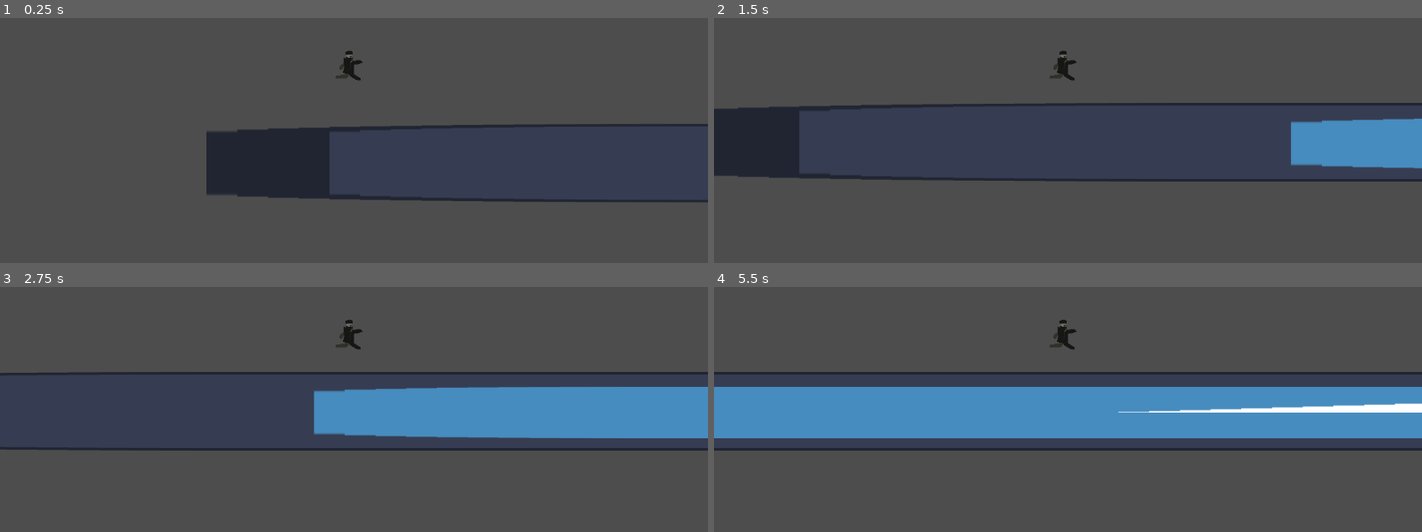
Above: before the commit, frames 1-4 (two rows, left to right).
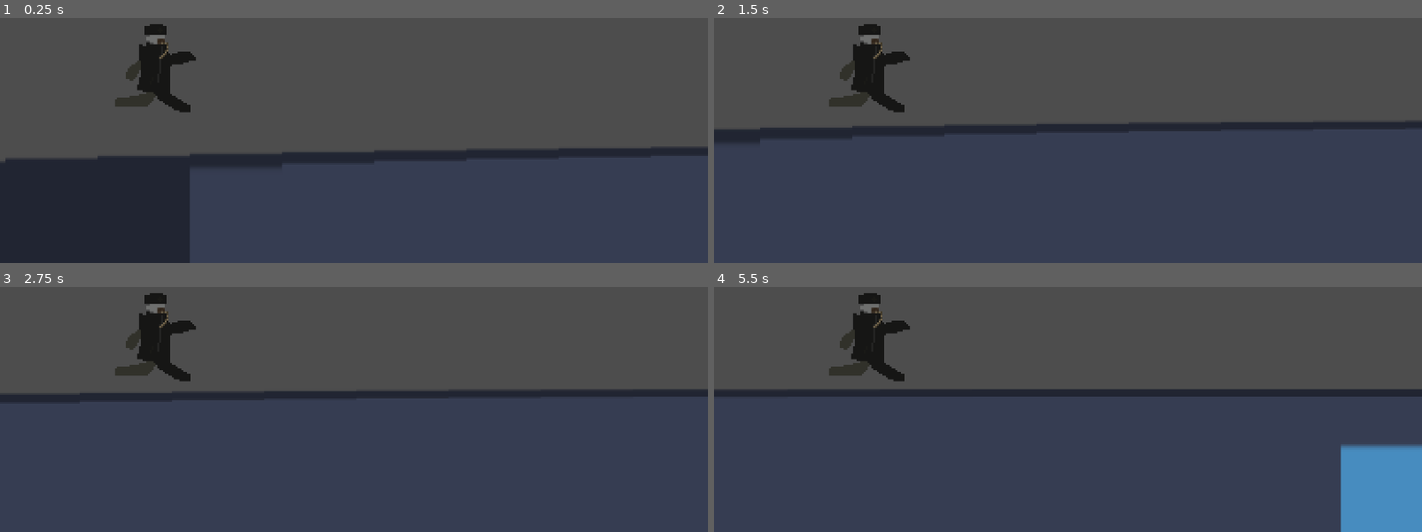
Above: after the commit, the same moments.

Repository: Dyspor/cplatformer
Game: Godot game, scene res://game.tscn
The game is run twice, just before and just after one commit, with the same random seed, the same clock (stepped at 60 frames per second) and the same inputs. The engine's default icon, where the game draws it, is replaced by a stand-in: a white triangle on a blue panel in a dark square.
Inputs:
- Up to frame 1 (0.25 s): no input
- Up to frame 2 (1.5 s): tap Space (Jump) at 0.77 s
- Up to frame 3 (2.75 s): tap Space (Jump) at 1.52 s
- Up to frame 4 (5.5 s): tap Space (Jump) at 3.02, 3.77, 4.52 s

The runs differ from the first frame. In frame 1, 20% of the frame differs, in the area x 0-100%, y 2-100%; in frame 2, 12%; in frame 3, 17%; in frame 4, 29%.

Commit message:
Update game.tscn

Diff:
--- a/game.tscn
+++ b/game.tscn
@@ -1,11 +1,11 @@
-[gd_scene load_steps=10 format=3 uid="uid://dwb4ixrhkt8bx"]
+[gd_scene load_steps=10 format=3 uid="uid://ddsjhyoweemvi"]
 
 [ext_resource type="Texture2D" uid="uid://b8nk6e4dhuwkm" path="res://icon.svg" id="1_2ypar"]
 [ext_resource type="Script" path="res://playerController.gd" id="1_igih7"]
 [ext_resource type="Texture2D" uid="uid://btn6v5tqjr758" path="res://Assets/Player/CP-Player.png" id="2_ichee"]
 
 [sub_resource type="RectangleShape2D" id="RectangleShape2D_io54n"]
-size = Vector2(128, 128)
+size = Vector2(15, 42)
 
 [sub_resource type="AtlasTexture" id="AtlasTexture_otjsn"]
 atlas = ExtResource("2_ichee")
@@ -44,22 +44,26 @@
 [node name="Player" type="CharacterBody2D" parent="."]
 position = Vector2(0, -66)
 script = ExtResource("1_igih7")
-gravity = 500.0
-jump_force = 500.0
-add_speed_per_second = 20.0
+gravity = 250.0
+jump_force = 150.0
+start_move_speed = 100.0
+add_speed_per_second = 2.5
 
 [node name="CollisionShape2D" type="CollisionShape2D" parent="Player"]
+position = Vector2(-8.5, 10)
 shape = SubResource("RectangleShape2D_io54n")
 debug_color = Color(0.828229, 0.00150534, 0.949095, 0.42)
 
 [node name="Camera2D" type="Camera2D" parent="Player"]
+offset = Vector2(100, 0)
+zoom = Vector2(3, 3)
 
 [node name="AnimatedSprite2D" type="AnimatedSprite2D" parent="Player"]
 sprite_frames = SubResource("SpriteFrames_au0rt")
-frame_progress = 0.59547
+frame_progress = 0.586064
 
 [node name="Ground" type="Node2D" parent="."]
-position = Vector2(3036, 112)
+position = Vector2(3036, 50)
 scale = Vector2(50, 1)
 
 [node name="Sprite2D" type="Sprite2D" parent="Ground"]
